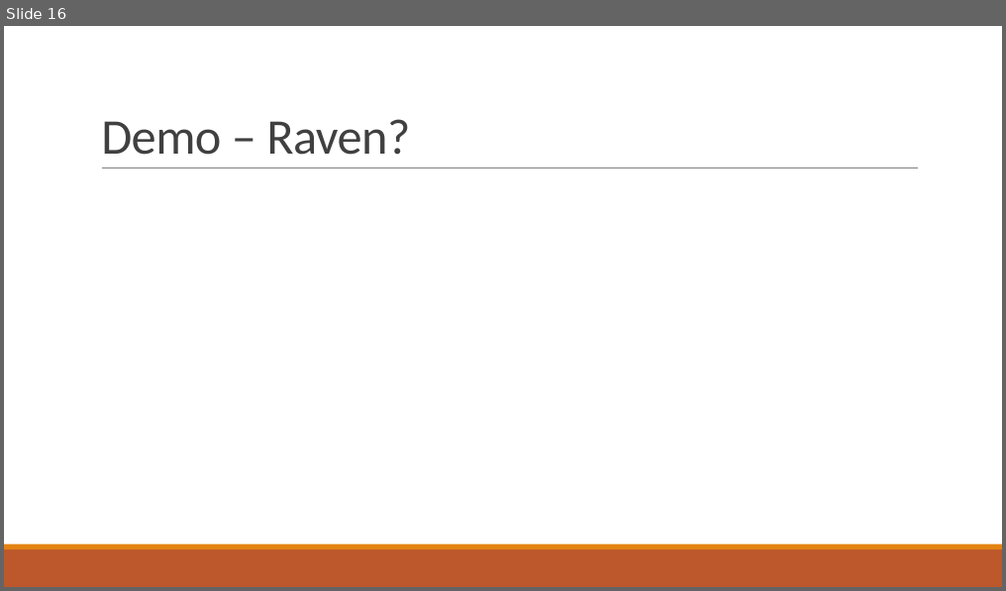
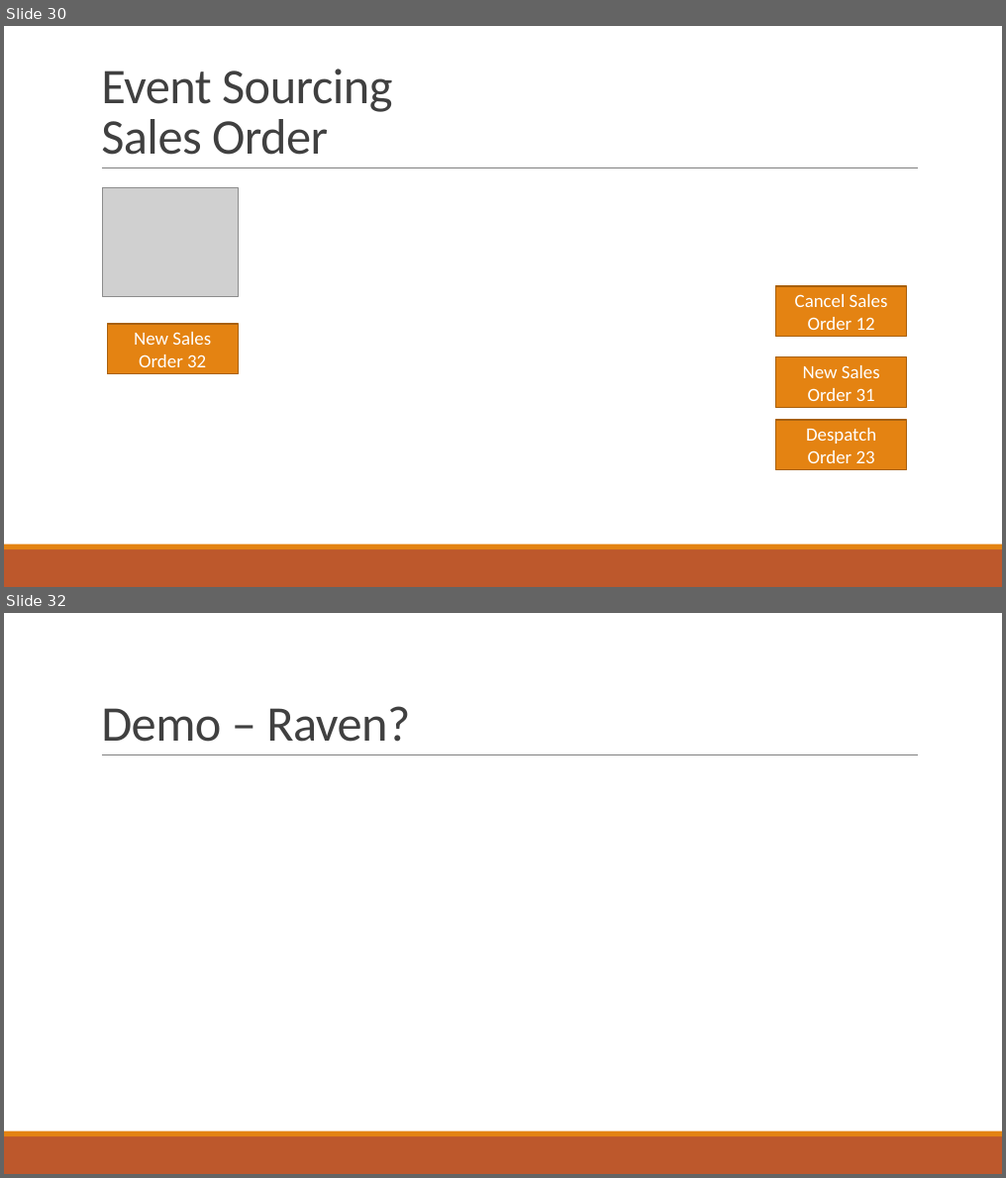
Before and after one commit to pcmichaels/SoftwareArchitectureTalk, a slide deck: Slides/In Search of The Forth Chord.pptx. Shown one above the other, each under a label of ours: slide 16 before the commit, slides 30 and 32 after it; the slides between them are not shown. The pictures are 1006x591 and 1006x1178 pixels, drawn with LibreOffice and Linux fonts; fonts in the diff are those of the drawing; grey boxes stand for pictures. Boxes give left, top, right and bottom in pixels: in the first picture for what was removed or moved away, otherwise in the second. Text is boxed around its words. In the diff, an @@ line names an element or a change of style, - is before the commit and + after.

```diff
--- a/Slides/In Search of The Forth Chord.pptx
+++ b/Slides/In Search of The Forth Chord.pptx
@@ slide 30 added at <box>4,26,1002,587</box>, background #FFFFFF; not listed: 3 template elements that a slide beside it also shows @@
@@ title added at <box>101,69,392,155</box>, 48 pt, text #404040 @@
+Event Sourcing
+Sales Order
@@ picture added at <box>103,187,239,297</box> @@
@@ rectangle added at <box>776,286,907,337</box>, fill #E48312, outline #A9610D 1.25 pt, 18 pt, text #FFFFFF @@
+Cancel Sales Order 12
@@ rectangle added at <box>107,324,239,374</box>, fill #E48312, outline #A9610D 1.25 pt, 18 pt, text #FFFFFF @@
+New Sales Order 32
@@ rectangle added at <box>776,358,907,408</box>, fill #E48312, outline #A9610D 1.25 pt, 18 pt, text #FFFFFF @@
+New Sales Order 31
@@ rectangle added at <box>776,420,907,470</box>, fill #E48312, outline #A9610D 1.25 pt, 18 pt, text #FFFFFF @@
+Despatch Order 23
@@ what was slide 16 is now slide 32 @@
```
Also in this commit, not shown: 3 slides changed, 16 other slides added, 1 slide removed.
